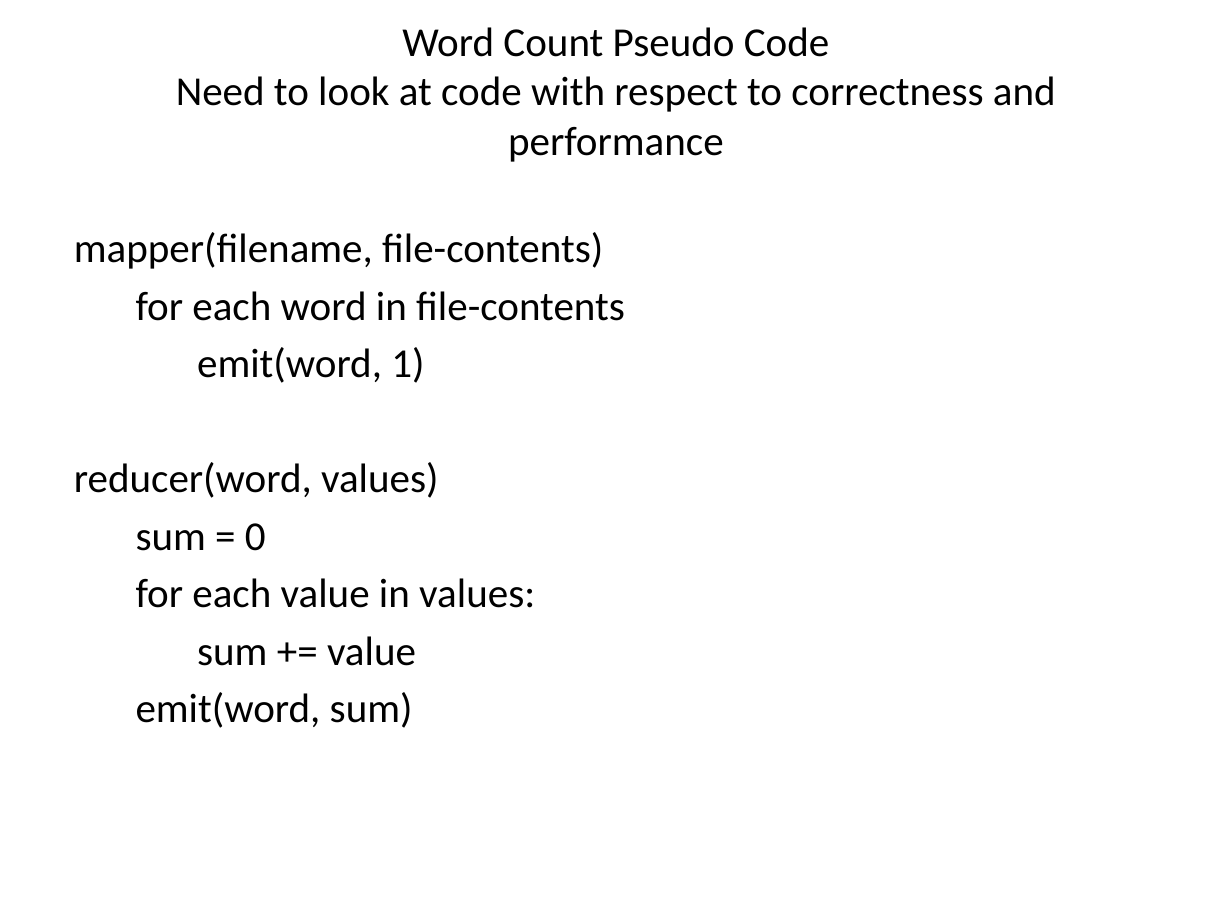
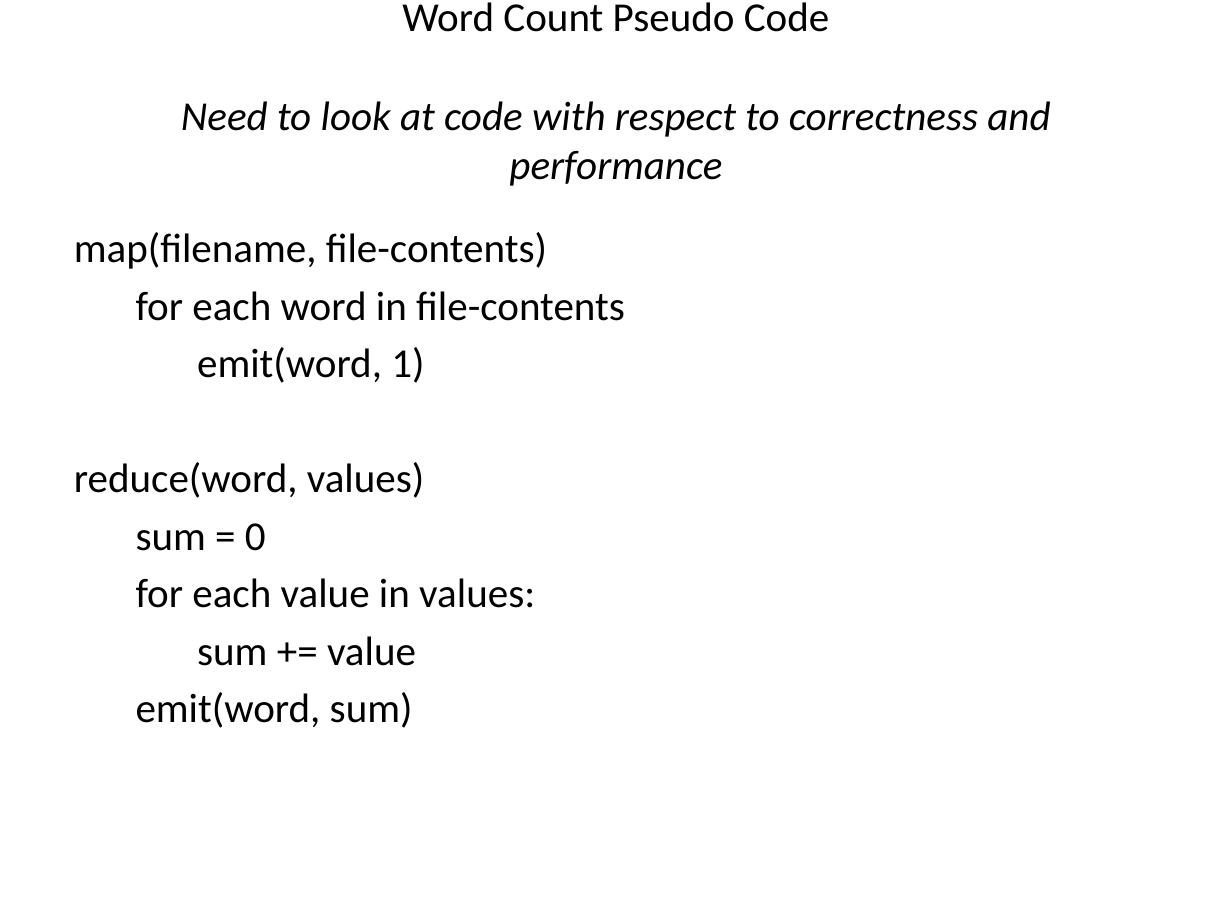
Before and after one commit to jayurbain/HadoopIntro, a slide deck: slide 8 of MapReduce 1.pptx. Drawn at 1232x924 pixels with LibreOffice and Linux fonts; fonts in the diff are those of the drawing. Boxes give left, top, right and bottom in pixels: in the first picture for what was removed or moved away, otherwise in the second. Text is boxed around its words. In the diff, an @@ line names an element or a change of style, - is before the commit and + after.

```diff
--- a/MapReduce 1.pptx
+++ b/MapReduce 1.pptx
@@ title "Word Count Pseudo Code Need ..." at box(181, 2, 1050, 186): italic on in "Need to look at code with respect ..." @@
@@ text at box(74, 232, 547, 269): text changed @@
-mapper(filename, file-contents)
+map(filename, file-contents)
@@ text at box(74, 462, 425, 498): text changed @@
-reducer(word, values)
+reduce(word, values)
```
Also in this commit, not shown: 12 other slides changed.
